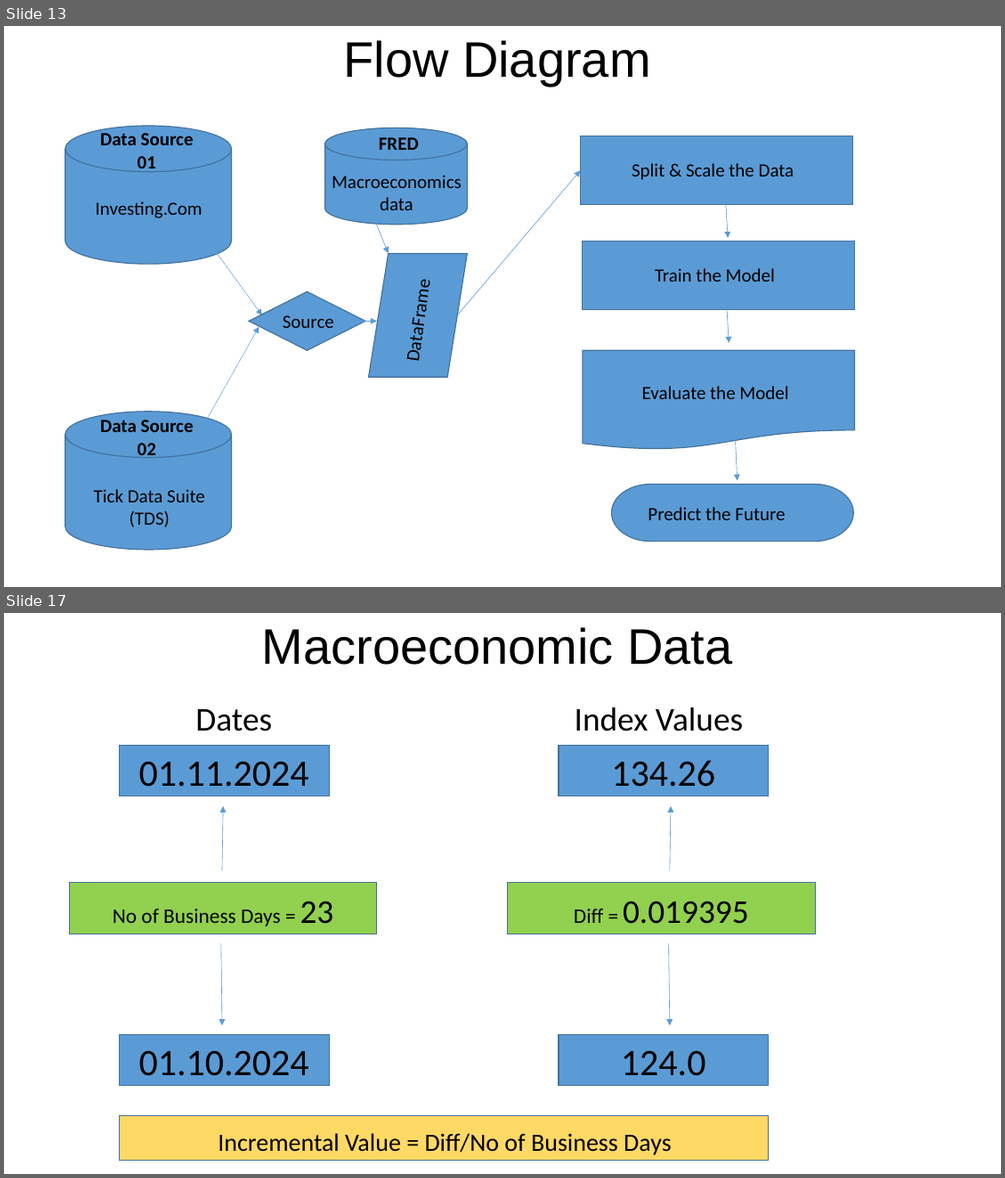
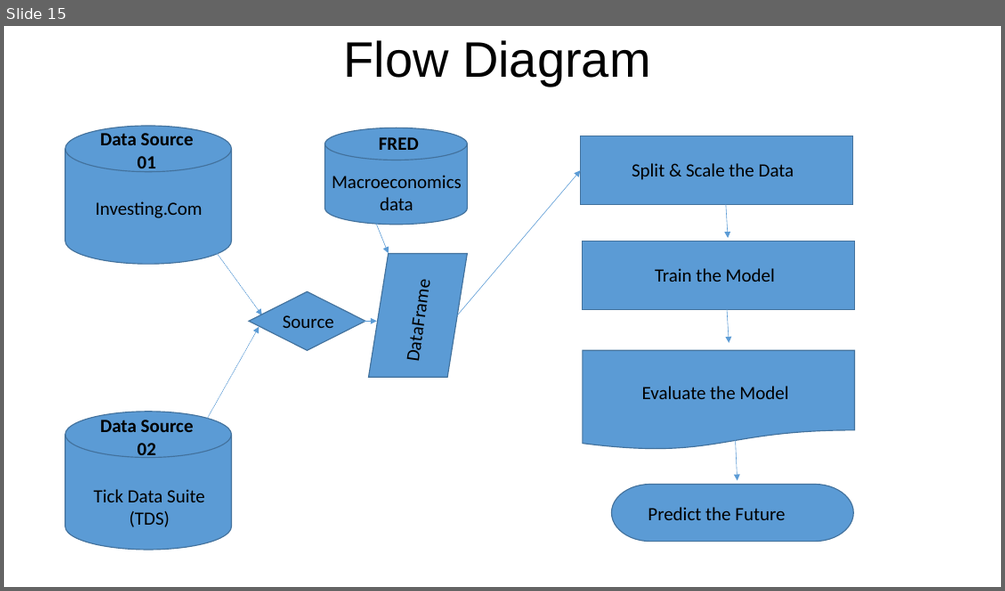
Before and after one commit to Akubue4U/PyProjects, a slide deck: MyBDAThesis/Akubue Simon - Thesis Presentation.pptx. Shown one above the other, each under a label of ours: slides 13 and 17 before the commit, slide 15 after it; the slides between them are not shown. The pictures are 1005x1178 and 1005x591 pixels, drawn with LibreOffice and Linux fonts; fonts in the diff are those of the drawing. Boxes give left, top, right and bottom in pixels: in the first picture for what was removed or moved away, otherwise in the second. Text is boxed around its words. In the diff, an @@ line names an element or a change of style, - is before the commit and + after.

```diff
--- a/MyBDAThesis/Akubue Simon - Thesis Presentation.pptx
+++ b/MyBDAThesis/Akubue Simon - Thesis Presentation.pptx
@@ slide 17 removed at bbox=[4, 613, 1001, 1174], background #FFFFFF @@
@@ text removed at bbox=[262, 627, 732, 665] @@
-Macroeconomic Data
@@ text removed at bbox=[195, 709, 272, 731] @@
-Dates
@@ text removed at bbox=[574, 707, 743, 731] @@
-Index Values
@@ rectangle removed at bbox=[119, 745, 329, 795] @@
@@ rectangle removed at bbox=[558, 745, 769, 795] @@
@@ text removed at bbox=[139, 761, 309, 787] @@
-01.11.2024
@@ text removed at bbox=[611, 760, 715, 787] @@
-134.26
@@ arrow removed from (222, 870) to (223, 806) @@
@@ arrow removed from (670, 870) to (671, 806) @@
@@ rectangle removed at bbox=[70, 882, 377, 933] @@
@@ text removed at bbox=[113, 900, 334, 926] @@
-No of Business Days = 23
@@ rectangle removed at bbox=[508, 882, 816, 933] @@
@@ text removed at bbox=[574, 900, 749, 924] @@
-Diff = 0.019395
@@ arrow removed from (221, 943) to (222, 1025) @@
@@ arrow removed from (669, 943) to (670, 1025) @@
@@ rectangle removed at bbox=[119, 1035, 329, 1086] @@
@@ rectangle removed at bbox=[558, 1035, 769, 1086] @@
@@ text removed at bbox=[139, 1050, 309, 1076] @@
-01.10.2024
@@ text removed at bbox=[621, 1050, 706, 1076] @@
-124.0
@@ rectangle removed at bbox=[119, 1116, 769, 1160] @@
@@ text removed at bbox=[218, 1133, 671, 1155] @@
-Incremental Value = Diff/No of Business Days
@@ what was slide 13 is now slide 15 @@
```
Also in this commit, not shown: 4 slides changed, 1 slide added, 6 other slides removed.
